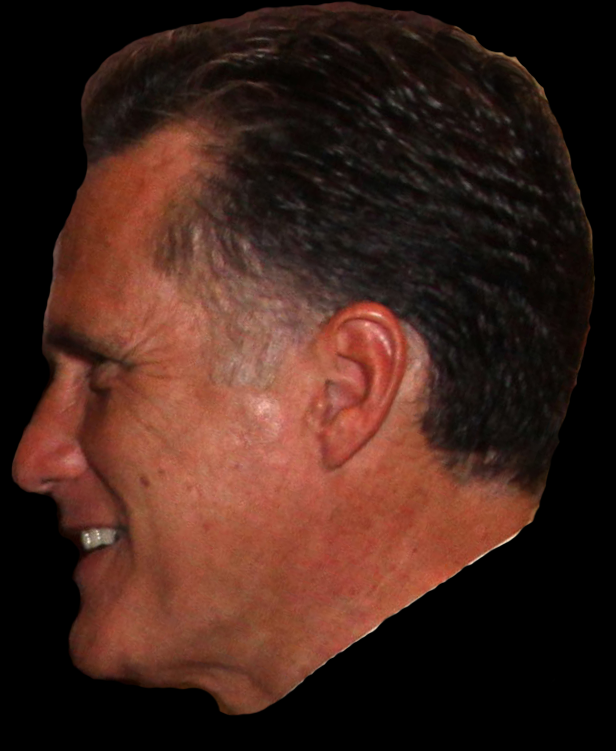
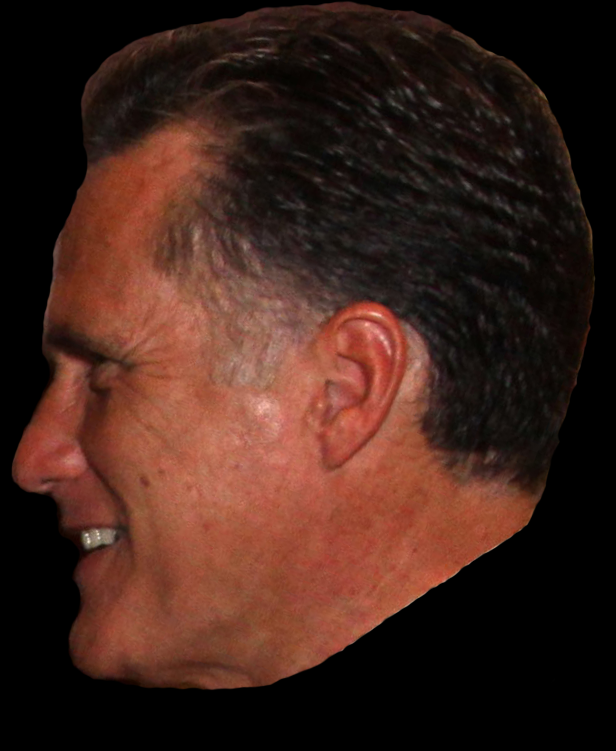
Two versions of the same layered image (616 x 751). Layer-by-layer changes:
painted on "Layer 1" over [202, 24, 549, 716]
